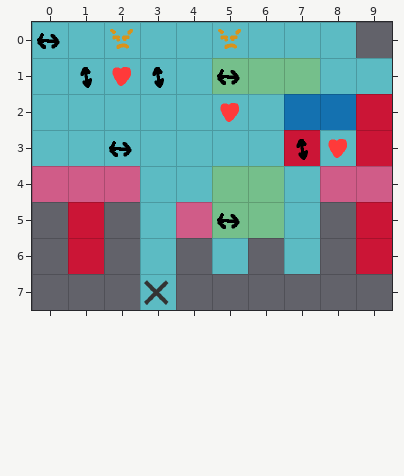
One commit to this Tiled map: spaders/src/map/debug/debug.tmx. Above is the file before it was changed.
Cells are 64x64 px. Shown: x 0..9, y 0..7.
Once edited:
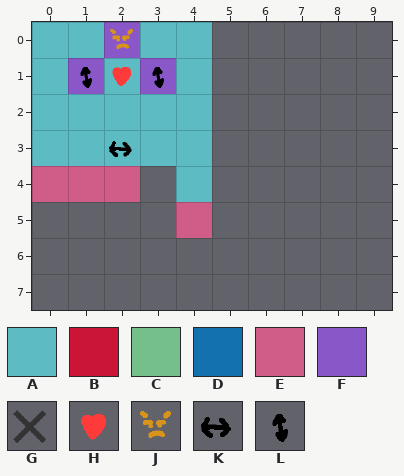
Key: from "spadersTileset": A 0, B 1, C 3, D 4, E 5, F 7, G 34, H 35, J 36, K 37, L 38.
_ is an empty cell.
Tiles replaced or removed in this view: A, B, C, D, E, G, H, J, K, L.
Diff:
Changed rows in their new state; . is an unchanged cell.
Layer "Falling Pieces" (now hidden):
first column x 3:
0 .._
1 .._
2 .._
3 .._
4 _._
Layer "Falling Pieces 2" (now hidden):
first column x 3:
4 _
Layer "Countdown Pieces" (now hidden):
first column x 3:
4 _
5 _
7 _
Layer "_ADDON" (now hidden):
first column x 3:
4 _
7 _
Layer "Countdown Pieces 2" (now hidden):
first column x 5:
0 _
1 _
Layer "Countdown Pieces 3" (now hidden):
first column x 3:
0 ..___
1 ..___
2 ..___
3 ..___
4 _.___
Layer "_ADDON #2" (now hidden):
first column x 6:
0 _
Layer "Empty_Teste_NewMech" (now hidden):
first column x 1:
0 ....____.
1 ...._____
2 ...._____
3 ...._____
4 .._._____
5 _._.___._
6 _._._._._
Layer "_ADDON_Teste_NewMech" (now hidden):
first column x 5:
0 _...
1 _...
2 _...
3 ..__
5 _...
Layer "TestVerticalHorizontal":
first column x 1:
0 .F.
1 F.F
Layer "_ADDON #4":
first column x 0:
0 _
